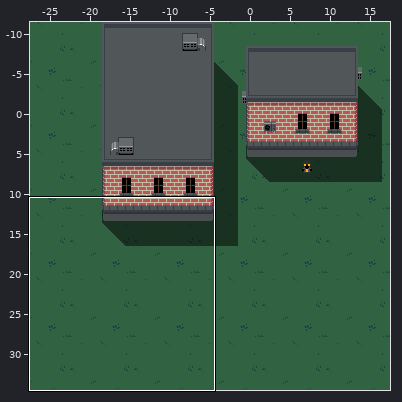
One commit to this Tiled map: assets/maps/start.tmx. Above: a wide view before the commit, with the close-up outlined.
Close-up. Before the commit:
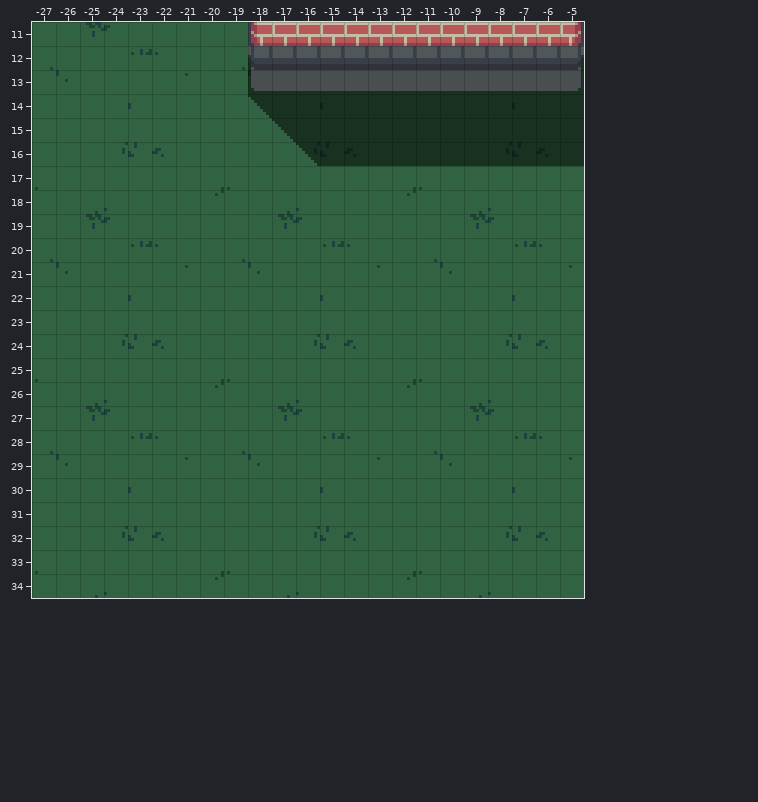
Cells are 8x8 px. Shown: x -27..-5, y 11..34. The commit also changed other parts of the map, which this record leaves out. Tiles whose own drawing changed are shown in their newer look in all pictures.
New version:
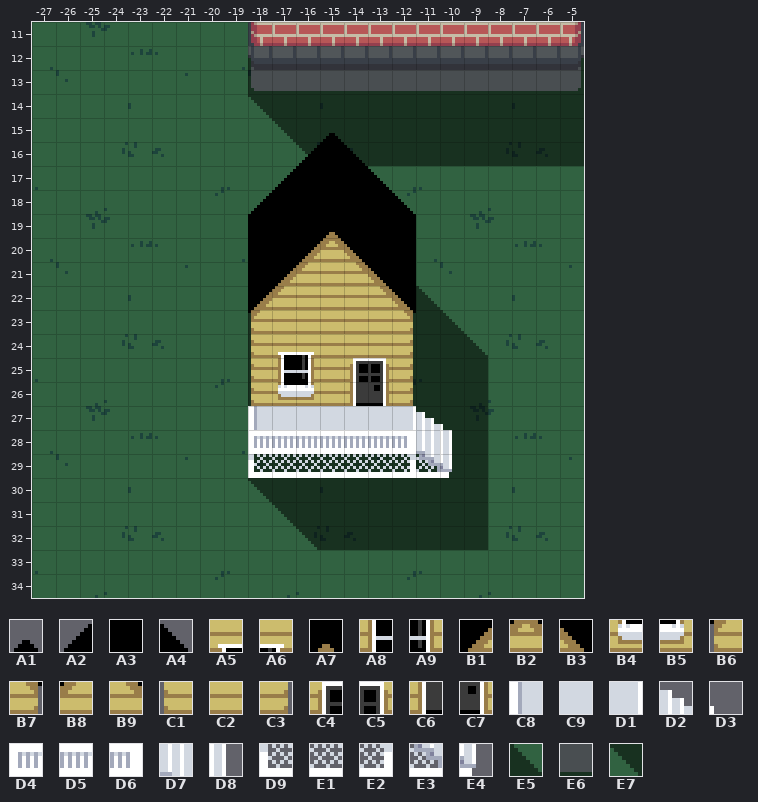
Key: from "brick": A1 113, A2 126, A3 127, A4 128, A5 134, A6 135, A7 146, A8 148, A9 149, B1 159, B2 160, B3 161, B4 162, B5 163, B6 173, B7 175, B8 176, B9 177, C1 187, C2 188, C3 189, C4 190, C5 191, C6 204, C7 205, C8 210, C9 211, D1 212, D2 213, D3 214, D4 224, D5 225, D6 226, D7 227, D8 228, D9 238, E1 239, E2 240, E3 241, E4 242; from "shadows": E5 2, E6 4, E7 6.
__ is an empty cell.
See-through tiles are keyed as they look on the map.
The edit:
Layer "Shadows":
There is now tile E5 in row 22 at x -11; in row 23 at x -10; in row 24 at x -9.
There is now tile E6 in row 23 at x -18 and -12 to -11; in row 24 at x -18 and -12 to -10; in rows 25 to 26 at x -18 and -12 to -9; in row 27 at x -11 to -9; in row 28 at x -10 to -9; in row 29 at x -18 to -9.
There is now tile E6 in row 30 at x -17 to -9; in row 31 at x -16 to -9; in row 32 at x -15 to -9.
There is now tile E7 in row 30 at x -18; in row 31 at x -17; in row 32 at x -16.
Layer "Buildings":
There is now tile A1 in row 15 at x -15.
There is now tile A2 in row 16 at x -16; in row 17 at x -17; in row 18 at x -18.
There is now tile A3 in row 16 at x -15; in row 17 at x -16 to -14; in row 18 at x -17 to -13; in row 19 at x -18 to -16 and -14 to -12; in row 20 at x -18 to -17 and -13 to -12; in row 21 at x -18 and -12.
There is now tile A4 in row 16 at x -14; in row 17 at x -13; in row 18 at x -12.
There is now tile A5 in row 24 at x -17.
There is now tile A6 in row 24 at x -16.
There is now tile A7 in row 19 at x -15.
There is now tile A8 in row 25 at x -17.
There is now tile A9 in row 25 at x -16.
There is now tile B1 in row 20 at x -16; in row 21 at x -17; in row 22 at x -18.
There is now tile B2 in row 20 at x -15.
There is now tile B3 in row 20 at x -14; in row 21 at x -13; in row 22 at x -12.
There is now tile B4 in row 26 at x -17.
There is now tile B5 in row 26 at x -16.
There is now tile B6 in row 23 at x -18.
There is now tile B7 in row 23 at x -12.
There is now tile B8 in row 21 at x -16; in row 22 at x -17.
There is now tile B9 in row 21 at x -14; in row 22 at x -13.
There is now tile C1 in rows 24 to 26 at x -18.
There is now tile C2 in row 21 at x -15; in row 22 at x -16 to -14; in row 23 at x -17 to -13; in row 24 at x -15 to -13; in rows 25 to 26 at x -15.
There is now tile C3 in rows 24 to 26 at x -12.
There is now tile C4 in row 25 at x -14.
There is now tile C5 in row 25 at x -13.
There is now tile C6 in row 26 at x -14.
There is now tile C7 in row 26 at x -13.
There is now tile C8 in row 27 at x -18.
There is now tile C9 in row 27 at x -17 to -13.
There is now tile D1 in row 27 at x -12.
There is now tile D2 in row 27 at x -11.
There is now tile D3 in row 27 at x -10.
There is now tile D4 in row 28 at x -18.
There is now tile D5 in row 28 at x -17 to -13.
There is now tile D6 in row 28 at x -12.
There is now tile D7 in row 28 at x -11.
There is now tile D8 in row 28 at x -10.
There is now tile D9 in row 29 at x -18.
There is now tile E1 in row 29 at x -17 to -13.
There is now tile E2 in row 29 at x -12.
There is now tile E3 in row 29 at x -11.
There is now tile E4 in row 29 at x -10.
